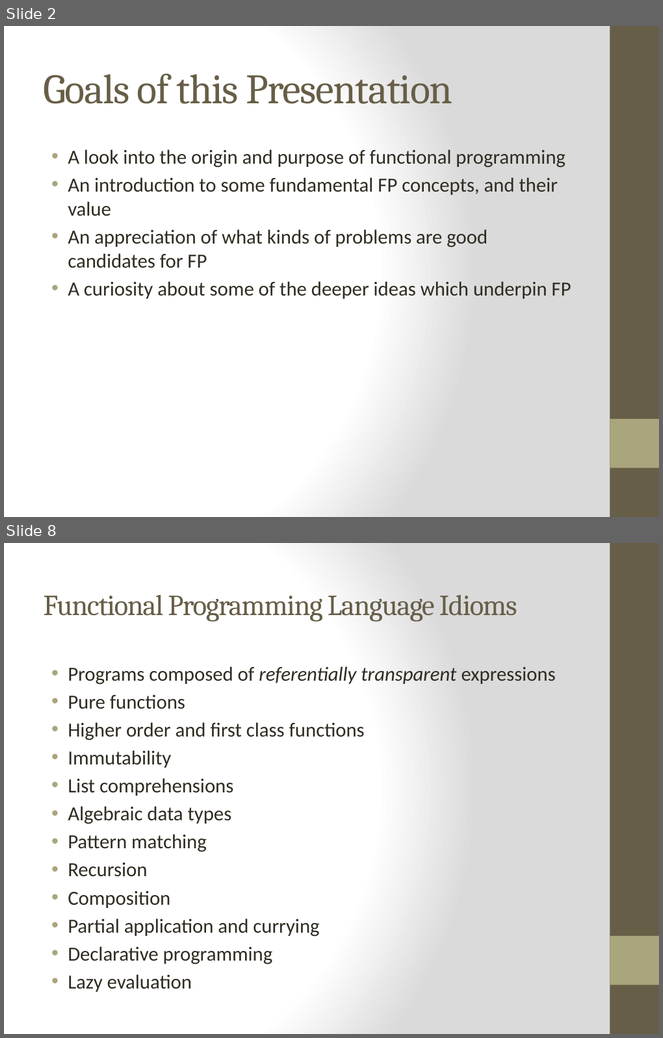
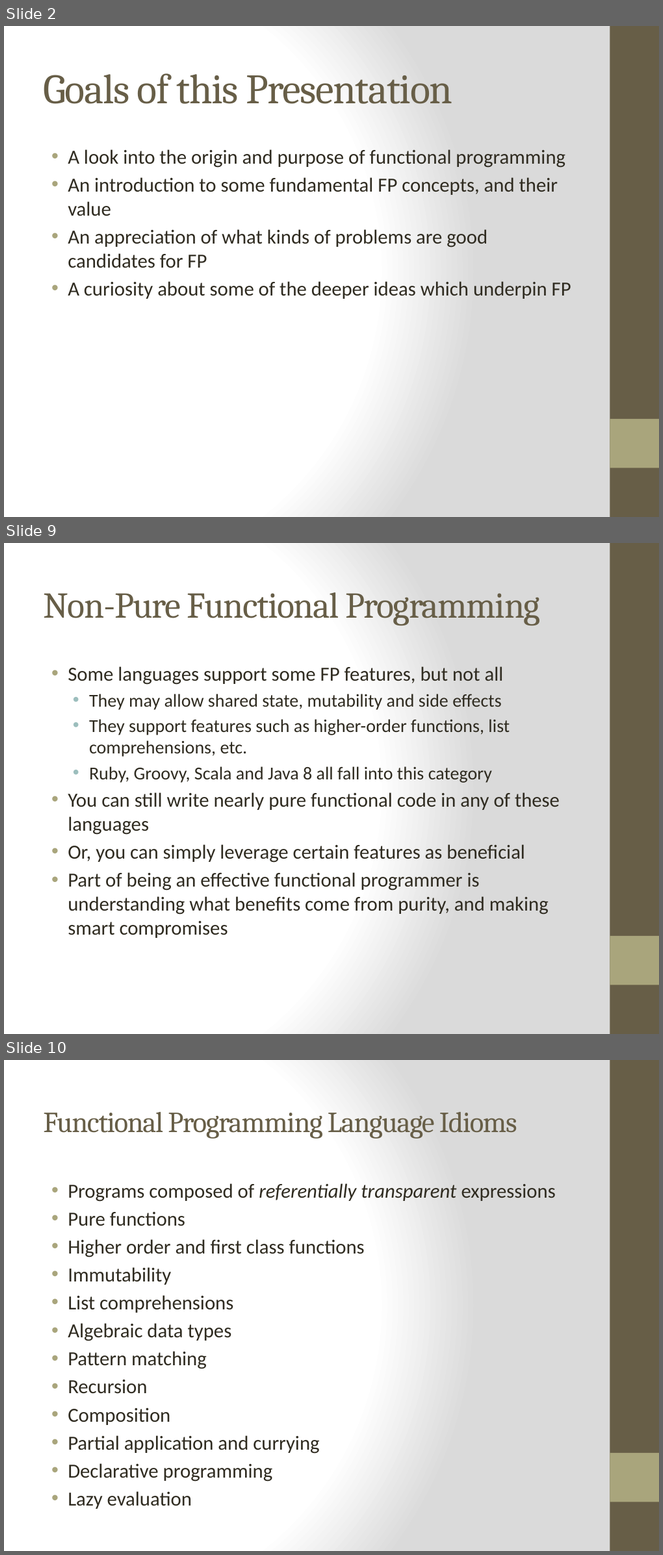
Before and after one commit to bjhartin/FoundationsOfFunctionalProgramming, a slide deck: FoundationsOfFunctionalProgramming.pptx. Shown one above the other, each under a label of ours: slides 2 and 8 before the commit, slides 2, 9 and 10 after it; the slides between them are not shown. The pictures are 663x1038 and 663x1555 pixels, drawn with LibreOffice and Linux fonts; fonts in the diff are those of the drawing. Boxes give left, top, right and bottom in pixels: in the first picture for what was removed or moved away, otherwise in the second. Text is boxed around its words. In the diff, an @@ line names an element or a change of style, - is before the commit and + after.

Commit message:
Brian: Added slides and examples for first class functions.

```diff
--- a/FoundationsOfFunctionalProgramming.pptx
+++ b/FoundationsOfFunctionalProgramming.pptx
@@ slide 9 added at bbox=[4, 543, 659, 1034], background gradient #FFFFFF to #DADADA; not listed: 2 template elements that a slide beside it also shows @@
@@ title added at bbox=[43, 592, 541, 626], 40 pt, text #675E47 @@
+Non-Pure Functional Programming
@@ text added at bbox=[68, 667, 560, 938], 22 pt, text #2F2B20 @@
+• Some languages support some FP features, but not all
+  • They may allow shared state, mutability and side effects
+  • They support features such as higher-order functions, list comprehensions, etc.
+  • Ruby, Groovy, Scala and Java 8 all fall into this category
+• You can still write nearly pure functional code in any of these languages
+• Or, you can simply leverage certain features as beneficial
+• Part of being an effective functional programmer is understanding what benefits come from purity, and making smart compromises
@@ what was slide 8 is now slide 10 @@
```
Also in this commit, not shown: 9 slides changed, 7 other slides added, 2 slides removed, 5 other files.
